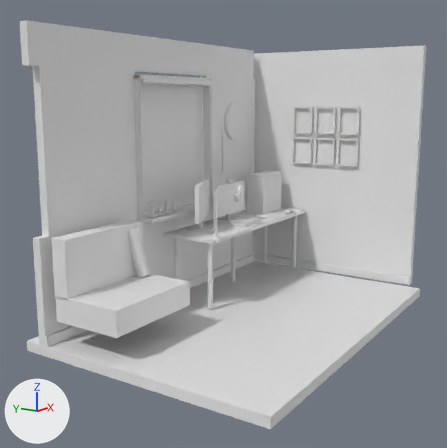
One commit to the Blender file scene/desk.blend: the scene before it, then after it.
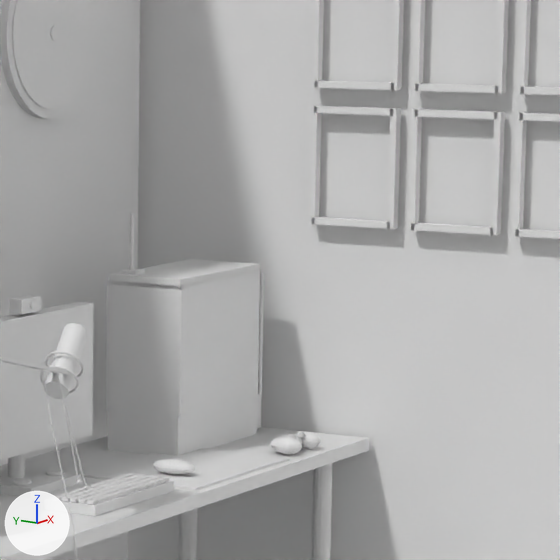
Old and new are each drawn whole from a 50 mm camera at (-5.68, -3.64, 2.03) aimed at (-0.82, -0.46, 0.88) and again close up on the part from 50% to 78% of the width and 25% to 53% of the height. The axes (+X, +Y, +Z) are drawn at lower left. The lights are the same throughout. The older version's two pictures come first.

In view in the first close-up: 'bottle_body', 'case_back', 'case_base', 'case_end', 'case_panel_edge_1', 'case_top', 'dartboard_face', 'desk_top', 'frames_credentials', 'glass_case', 'mousepad', 'screen_main', 'wall_back_below_sill', 'wall_back_right', 'wall_right', 'wifi_antenna_base' and 27 more.
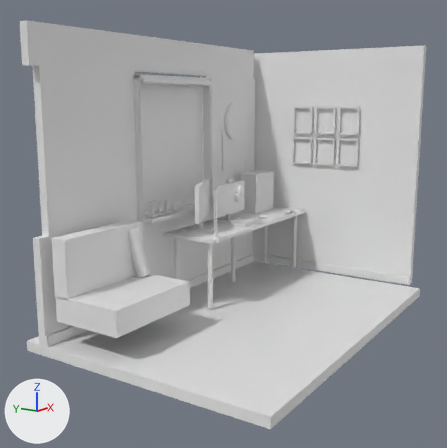
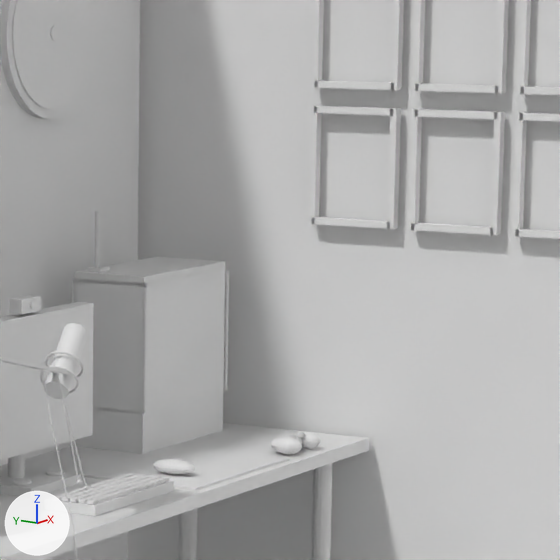
Boxes (x1, y1, x2, y2) around the edits, measured in the close-ups (560 x 560 px):
'glass_case', moved
    before: (181, 271, 260, 417)
    after: (145, 268, 226, 413)
'case_end', moved
    before: (108, 281, 182, 418)
    after: (74, 278, 147, 414)
'case_base', moved
    before: (108, 395, 258, 456)
    after: (73, 392, 223, 454)
'case_top', moved
    before: (109, 259, 260, 290)
    after: (74, 257, 225, 287)
'case_panel_edge_1', moved
    before: (258, 273, 264, 394)
    after: (223, 271, 229, 391)
'wifi_antenna_base', moved
    before: (122, 269, 145, 275)
    after: (87, 266, 110, 272)
'bottle_body', moved (not visible afterwards)
    before: (257, 339, 263, 428)

Edits to the bpy script that builds the scene:
```text
Change ob_case_base:
    ob_case_base.location: (0.755, -0.015, 0.785) -> (0.755, 0.09, 0.785)
Change ob_case_top:
    ob_case_top.location: (0.755, -0.015, 1.177) -> (0.755, 0.09, 1.177)
Change ob_case_back:
    ob_case_back.location: (0.755, 0.09, 1.004) -> (0.755, 0.195, 1.004)
Change ob_case_end:
    ob_case_end.location: (0.546, -0.015, 1.004) -> (0.546, 0.09, 1.004)
Change ob_glass_case:
    ob_glass_case.location: (0.755, -0.124, 1.004) -> (0.755, -0.019, 1.004)
Change ob_case_panel_edge_1:
    ob_case_panel_edge_1.location: (0.974, -0.124, 1.002) -> (0.974, -0.019, 1.002)
Change ob_wifi_antenna_base:
    ob_wifi_antenna_base.location: (0.595, 0.05, 1.194) -> (0.595, 0.155, 1.194)
Change ob_bottle_body:
    ob_bottle_body.location: (1.027, -0.05, 0.866) -> (1.027, 0.09, 0.866)
```
